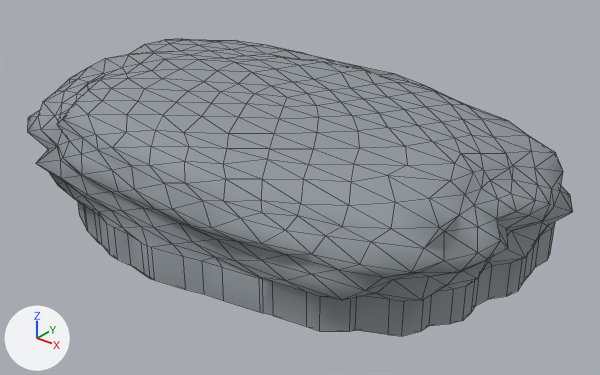
Before and after pictures for a commit that changed the FBX model Assets/Models/Environment/NaturalRockVariants/NaturalRock_05_FlatSlab.fbx.
One viewpoint serves both versions: a 50 mm camera at (2.84, -3.42, 2.33) aimed at (0.12, -0.01, 0.22). The axes (+X, +Y, +Z) are drawn at lower left. The lights are the same throughout. The picture after the commit comes second. Mesh edges are drawn as thin lines. Vertices at exactly the same position are counted once.

The scene before the commit, as lines of its bpy script (objects in view):
```python
mat_rock_slate = principled_material('Rock Slate')
mat_rock_slate.base_color = (0.29, 0.32, 0.34)  # grey #93999e
mat_rock_slate.roughness = 0.95
me_ico球_006 = bpy.data.meshes.new('ICO球.006')
me_ico球_006.from_pydata(...)  # 617 vertices, 1102 faces; spans x -1.53..1.53, y -1.03..1.03, z 0.0..0.79
me_ico球_006.materials.append(mat_rock_slate)  # grey #93999e
ob_rock_main_004 = bpy.data.objects.new('Rock_Main.004', me_ico球_006)
ob_rock_main_004.location = (0.0, 0.0, 0.0)
```
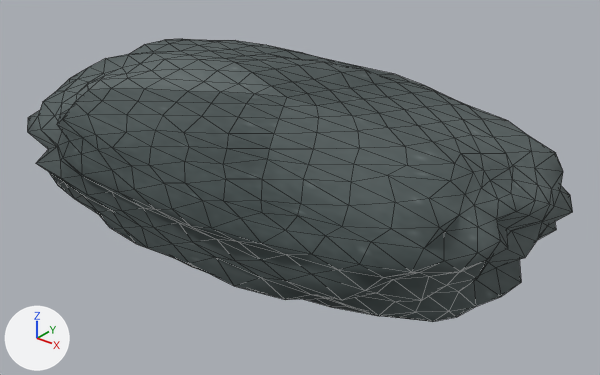
Where the newer file only moved an object's origin or applied its transform, the numbers keep the older frame.

Changed parts and their boxes (x1, y1, x2, y2) in the pictures (600 x 375 px; the box of a moved part takes in the faces that stretch with it):
'Rock_Main.004', surface changed, reshaped (darker): before (27, 39, 573, 336); after (27, 39, 573, 322)
part 1 of me_ico球_006, moved or reshaped: before (78, 201, 555, 336); after (78, 201, 556, 322)

Patch to the scene script:
```diff
--- a/Assets/Models/Environment/NaturalRockVariants/NaturalRock_05_FlatSlab.fbx.py
+++ b/Assets/Models/Environment/NaturalRockVariants/NaturalRock_05_FlatSlab.fbx.py
@@ img_naturalrock_slate_albedo_png @@
+img_naturalrock_slate_albedo_png = load_image('NaturalRock_Slate_Albedo.png', 'Textures/NaturalRock_Slate_Albedo.png', 256, 256, 'sRGB')
@@ mat_rock_slate @@
 mat_rock_slate = principled_material('Rock Slate')
-mat_rock_slate.base_color = (0.29, 0.32, 0.34)  # grey #93999e
+mat_rock_slate.texture = img_naturalrock_slate_albedo_png
 mat_rock_slate.roughness = 0.95
@@ me_ico球_006 @@
 # used by ob_rock_main_004; location = (0.0, 0.0, 0.0)
-me_ico球_006.from_pydata(...)  # 617 vertices, 1102 faces; spans x -1.53..1.53, y -1.03..1.03, z 0.0..0.79
+me_ico球_006.from_pydata(...)  # 642 vertices, 1280 faces; spans x -1.53..1.53, y -1.03..1.03, z 0.0..0.79
+# me_ico球_006 part 1: 165 vertices removed from x -1.35..1.46, y -1.01..0.93, z 0.0..0.2; 190 vertices added at x -1.28..1.49, y -1.01..0.93, z 0.0..0.2
 me_ico球_006.materials.append(mat_rock_slate)
```
